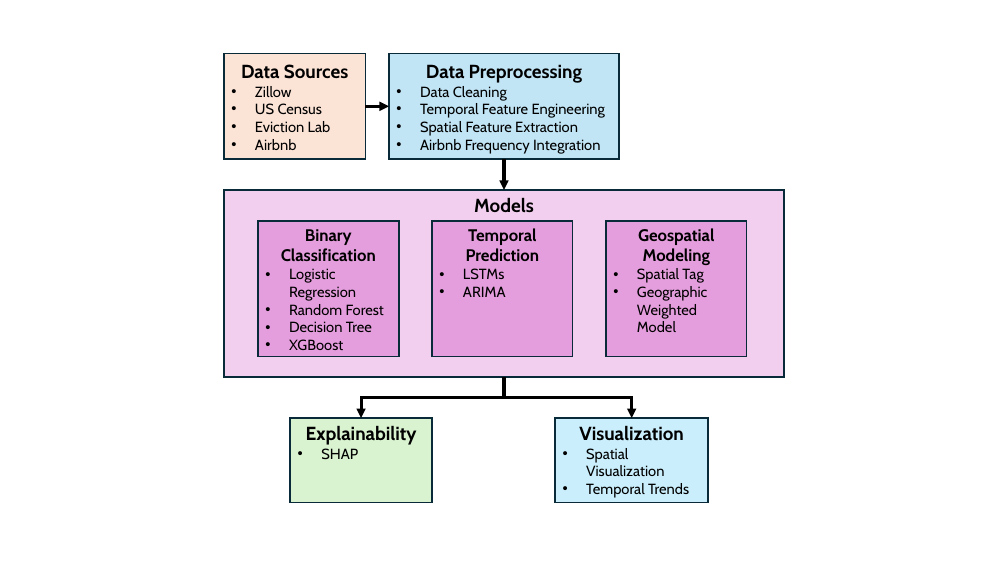
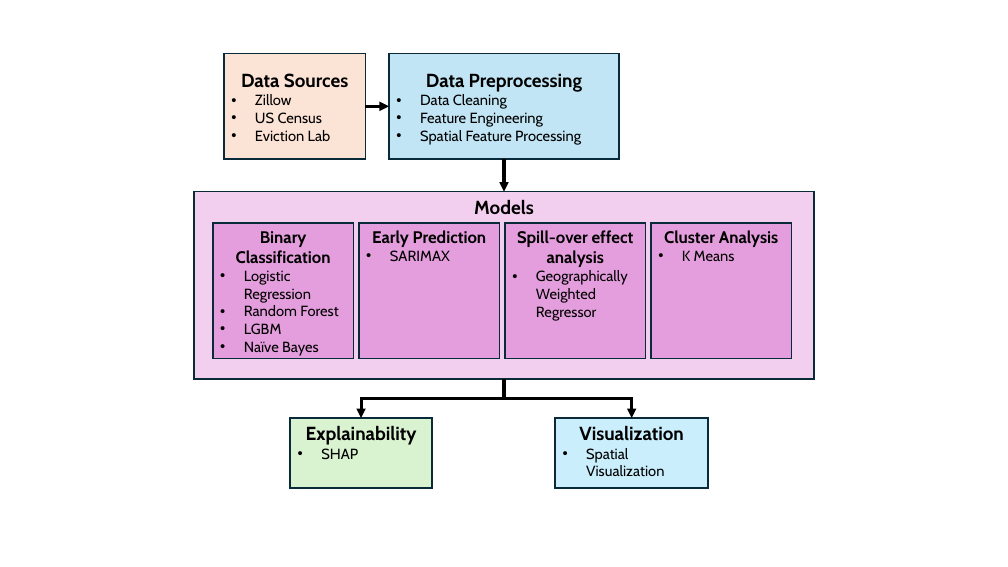
Before and after one commit to The-Swapster/gentrification_classification_prediction, a slide deck: slide 2 of Model Architecture.pptx. Drawn at 1008x567 pixels with LibreOffice and Linux fonts; fonts in the diff are those of the drawing. Boxes give left, top, right and bottom in pixels: in the first picture for what was removed or moved away, otherwise in the second. Text is boxed around its words. In the diff, an @@ line names an element or a change of style, - is before the commit and + after.

```diff
--- a/Model Architecture.pptx
+++ b/Model Architecture.pptx
@@ text in rectangle at (420, 112, 581, 145): text changed @@
-• Temporal Feature Engineering
-• Spatial Feature Extraction
-• Airbnb Frequency Integration
+• Feature Engineering
+• Spatial Feature Processing
@@ text in rectangle at (255, 139, 296, 150): paragraph removed @@
-• Airbnb
@@ rectangle "Models": place and size @@
-rectangle "Models" at (224, 190, 784, 377)
+rectangle "Models" at (194, 191, 814, 379)
@@ rectangle "Binary Classification": place and size @@
-rectangle "Binary Classification" at (258, 222, 399, 357)
+rectangle "Binary Classification" at (212, 223, 353, 358)
@@ rectangle "Early Prediction": place and size @@
-rectangle "Early Prediction" at (432, 222, 572, 357)
+rectangle "Early Prediction" at (359, 223, 500, 358)
@@ text in rectangle at (372, 230, 487, 261): text changed @@
-Temporal Prediction
-• LSTMs
-• ARIMA
+Early Prediction
+• SARIMAX
@@ rectangle "Spill-over effect analysis": place and size @@
-rectangle "Spill-over effect analysis" at (606, 222, 746, 357)
+rectangle "Spill-over effect analysis" at (505, 223, 646, 358)
@@ text in rectangle at (517, 230, 634, 321): text changed @@
-Geospatial Modeling
-• Spatial Tag
-• Geographic Weighted Model
+Spill-over effect analysis
+• Geographically Weighted Regressor
@@ rectangle added at (651, 223, 792, 358), fill #E59EDD, outline #092A39 1.5 pt, 16 pt, text #000000, bold @@
+Cluster Analysis
+• K Means
@@ text in rectangle at (244, 323, 319, 356): text changed @@
-• Decision Tree
-• XGBoost
+• LGBM
+• Naïve Bayes
@@ elbow arrow (504, 379) - (361, 418): route changed @@
@@ elbow arrow (504, 379) - (632, 418): route changed @@
@@ rectangle "Explainability": place and size @@
-rectangle "Explainability" at (290, 418, 432, 503)
+rectangle "Explainability" at (290, 418, 432, 488)
@@ rectangle "Visualization": place and size @@
-rectangle "Visualization" at (555, 418, 709, 503)
+rectangle "Visualization" at (555, 418, 709, 488)
@@ text in rectangle at (586, 483, 689, 498): paragraph removed @@
-• Temporal Trends
```
Also in this commit, not shown: 1 other file.
